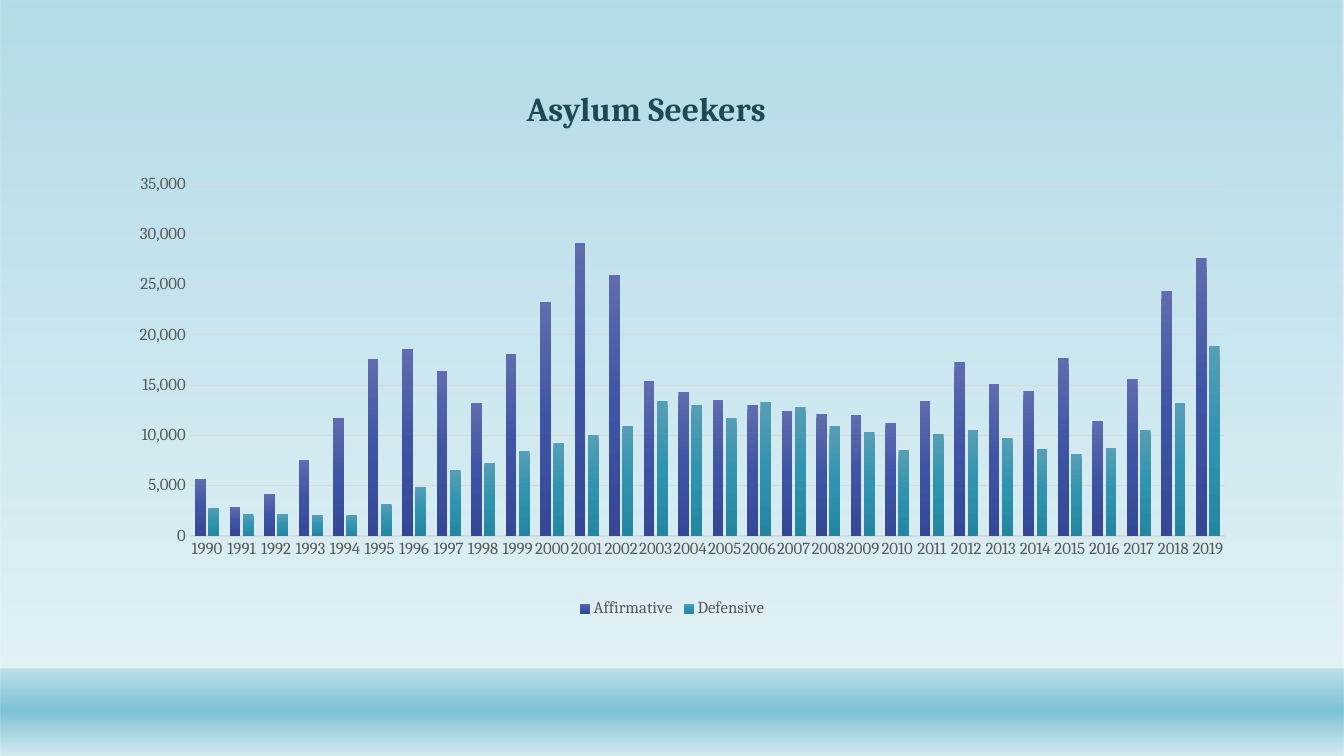
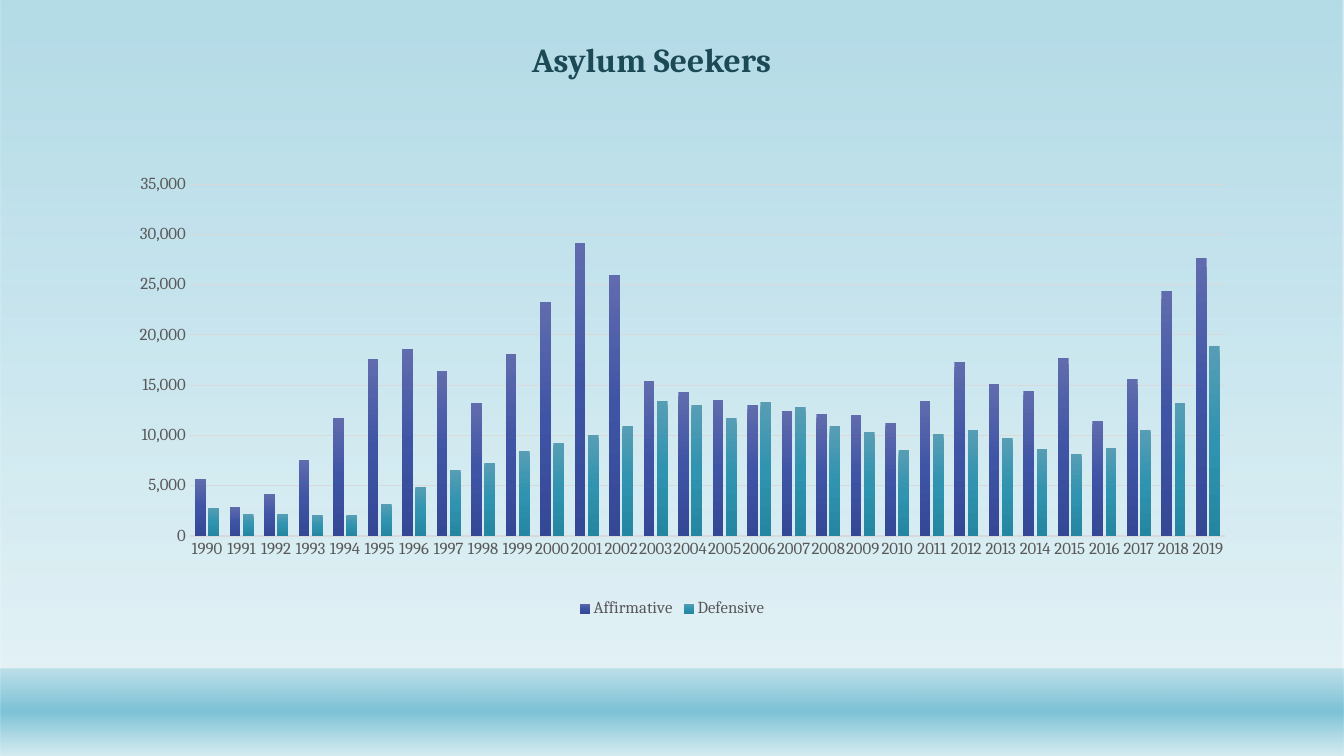
Before and after one commit to Abdullah0930/Refugee-Immigrants-to-U.S, a slide deck: slide 11 of Capstone/Refugee_Immigrants overtime.pptx. Drawn at 1344x756 pixels with LibreOffice and Linux fonts; fonts in the diff are those of the drawing; background and template pictures are left out. Boxes give left, top, right and bottom in pixels: in the first picture for what was removed or moved away, otherwise in the second. Text is boxed around its words. In the diff, an @@ line names an element or a change of style, - is before the commit and + after.

```diff
--- a/Capstone/Refugee_Immigrants overtime.pptx
+++ b/Capstone/Refugee_Immigrants overtime.pptx
@@ title "Asylum Seekers" moved from (x1=527, y1=97, x2=765, y2=129) to (x1=532, y1=48, x2=771, y2=80) @@
```
Also in this commit, not shown: 12 other slides changed, 4 other files.
